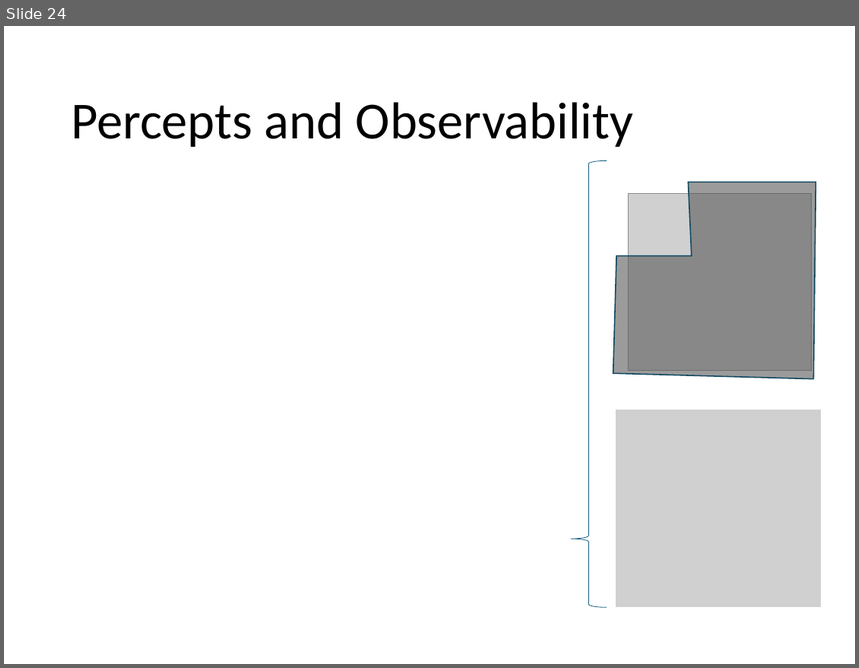
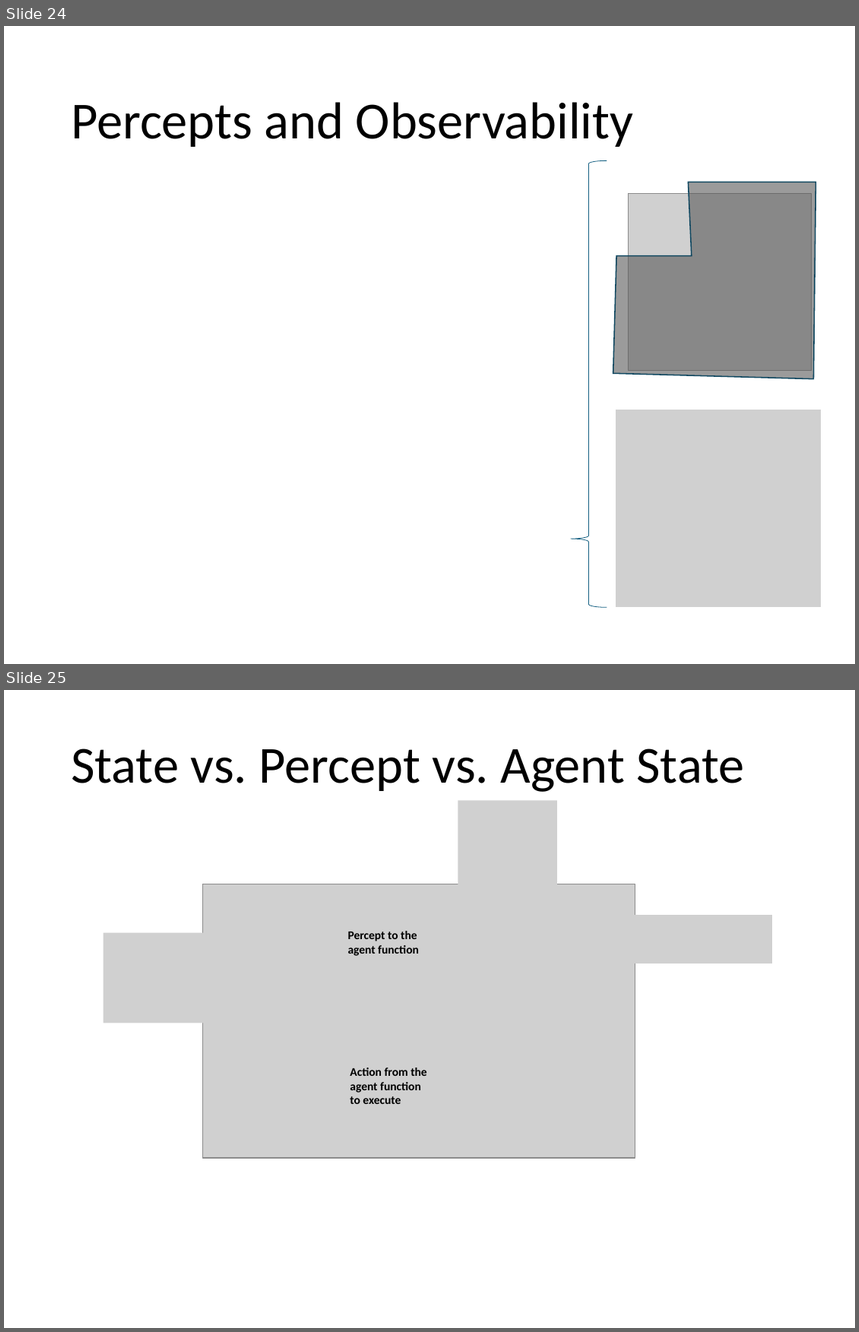
Before and after one commit to mhahsler/Introduction_to_Artificial_Intelligence, a slide deck: slides/04_search_with_uncertainty.pptx. Shown one above the other, each under a label of ours: slide 24 before the commit, slides 24 and 25 after it. The pictures are 859x668 and 859x1332 pixels, drawn with LibreOffice and Linux fonts; fonts in the diff are those of the drawing; grey boxes stand for pictures. Boxes give left, top, right and bottom in pixels: in the first picture for what was removed or moved away, otherwise in the second. Text is boxed around its words. In the diff, an @@ line names an element or a change of style, - is before the commit and + after.

```diff
--- a/slides/04_search_with_uncertainty.pptx
+++ b/slides/04_search_with_uncertainty.pptx
@@ slide 25 added at (4, 690, 855, 1328), background #FFFFFF @@
@@ title added at (71, 749, 745, 792), 44 pt, text #000000 @@
+State vs. Percept vs. Agent State
@@ picture added at (458, 801, 557, 910) @@
@@ picture added at (595, 915, 772, 964) @@
@@ picture added at (104, 932, 287, 1023) @@
@@ group added at (202, 884, 635, 1158): 2 pictures, 2 texts @@
+Percept to the agent function
+Action from the agent function to execute
```
Also in this commit, not shown: 8 other files.
